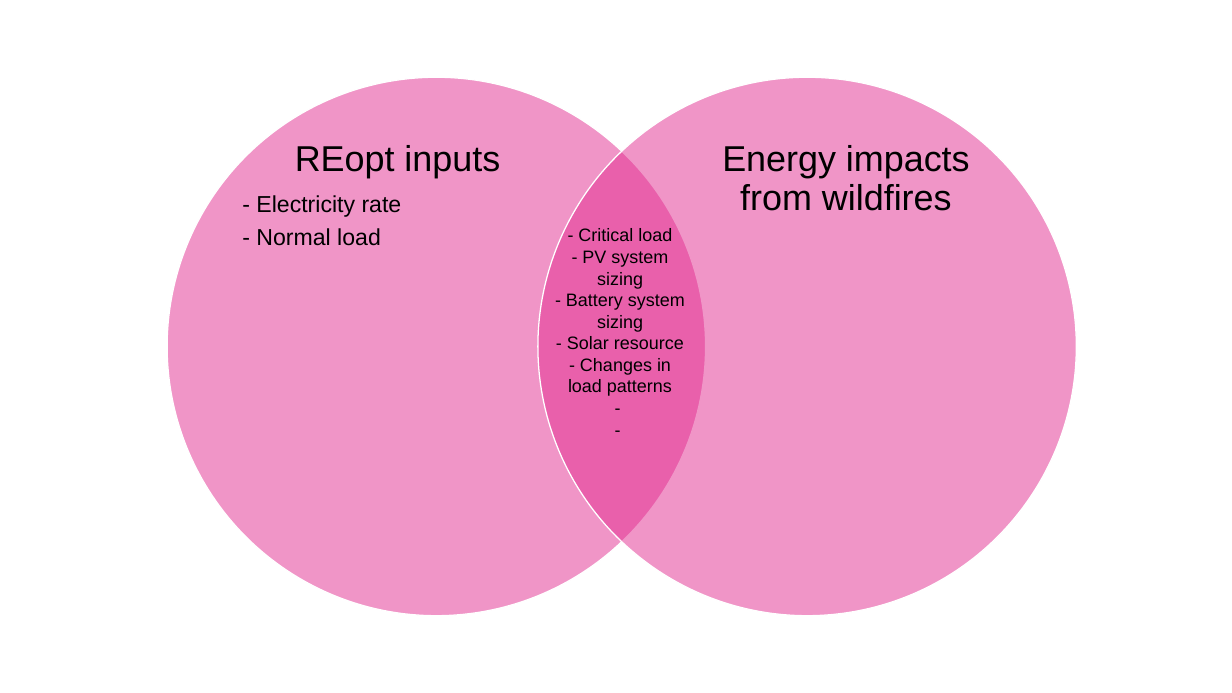
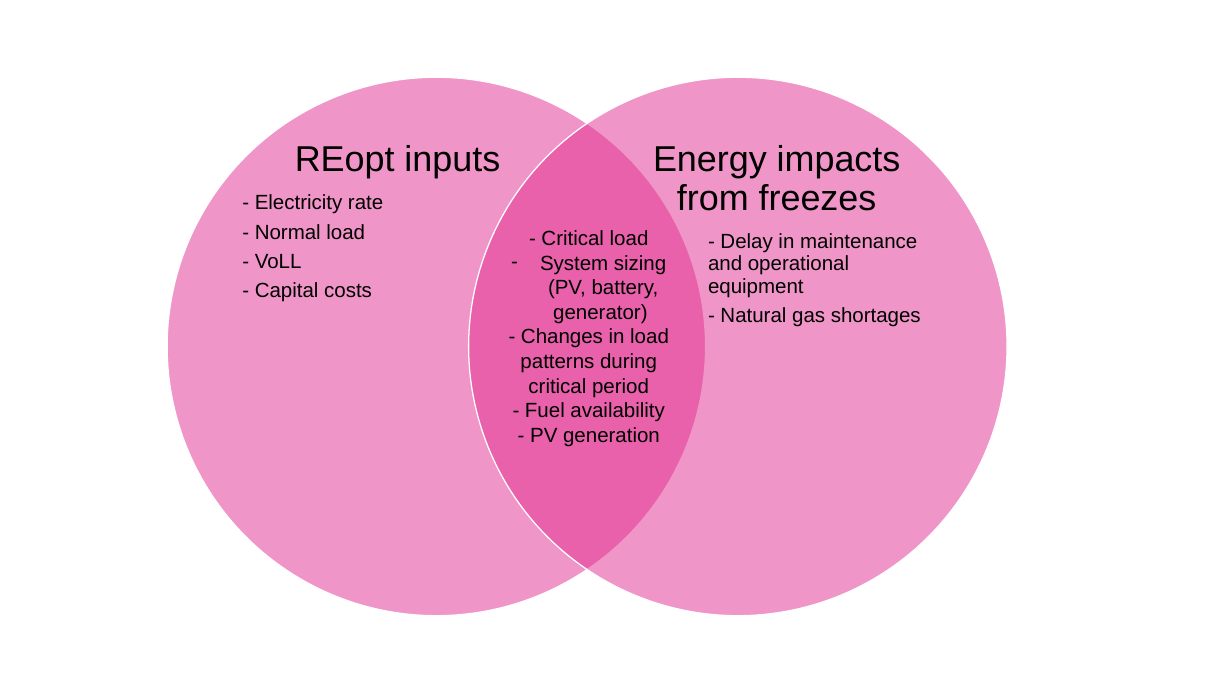
Before and after one commit to madelinemacmillan/PhD, a slide deck: slide 7 of ProcessDiagram.pptx (slide 3 before the commit). Drawn at 1232x693 pixels with LibreOffice and Linux fonts; fonts in the diff are those of the drawing. Boxes give left, top, right and bottom in pixels: in the first picture for what was removed or moved away, otherwise in the second. Text is boxed around its words. In the diff, an @@ line names an element or a change of style, - is before the commit and + after.

```diff
--- a/ProcessDiagram.pptx
+++ b/ProcessDiagram.pptx
@@ ellipse: place and size @@
-ellipse at <box>538,78,1077,616</box>
+ellipse at <box>469,78,1007,616</box>
@@ text at <box>653,145,921,327</box>: text changed; size 28 to 16 pt @@
-Energy impacts from wildfires
+Energy impacts from freezes
+- Delay in maintenance and operational equipment
+- Natural gas shortages
@@ text at <box>255,194,383,240</box>: size 18 to 16 pt in "- Electricity rate", "- Normal load" @@
@@ text "- Critical load": place and size @@
-text "- Critical load" at <box>566,228,685,396</box>
+text "- Critical load" at <box>520,230,669,447</box>
@@ text at <box>541,230,649,246</box>: size 14 to 16 pt in "- Critical load" @@
@@ text at <box>255,254,372,302</box>: paragraphs added @@
+- VoLL
+- Capital costs
@@ text at <box>520,255,669,447</box>: text changed; size 14 to 16 pt @@
-- PV system sizing
-- Battery system sizing
-- Solar resource
-- Changes in load patterns
--
--
+– System sizing (PV, battery, generator)
+- Changes in load patterns during critical period
+- Fuel availability
+- PV generation
```
Also in this commit, not shown: 2 other slides changed, 5 slides added, 1 slide removed, 6 other files.
